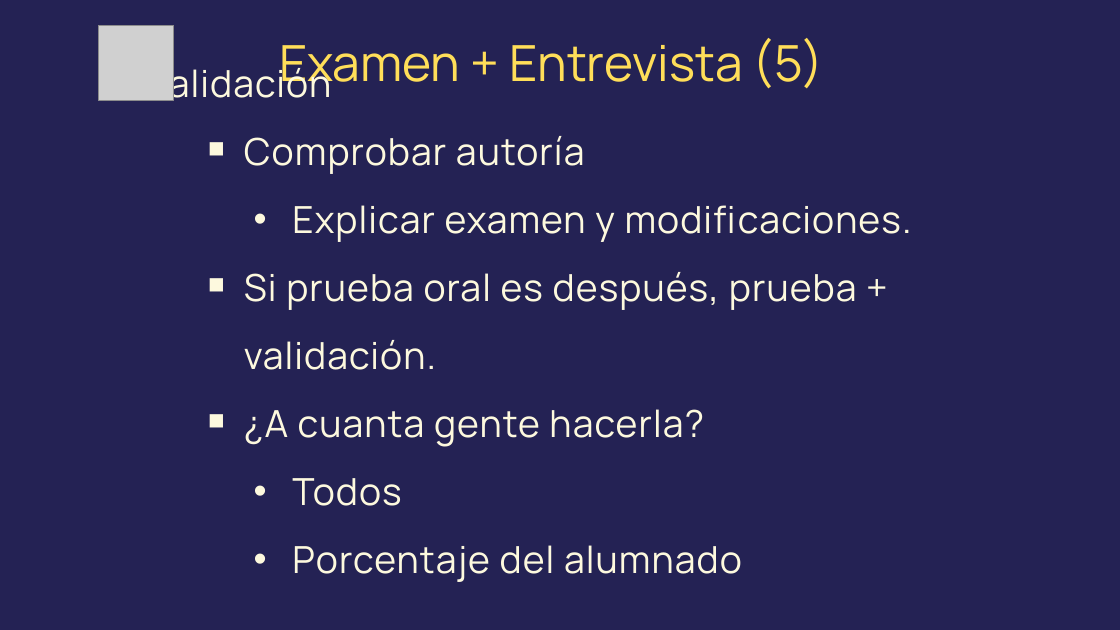
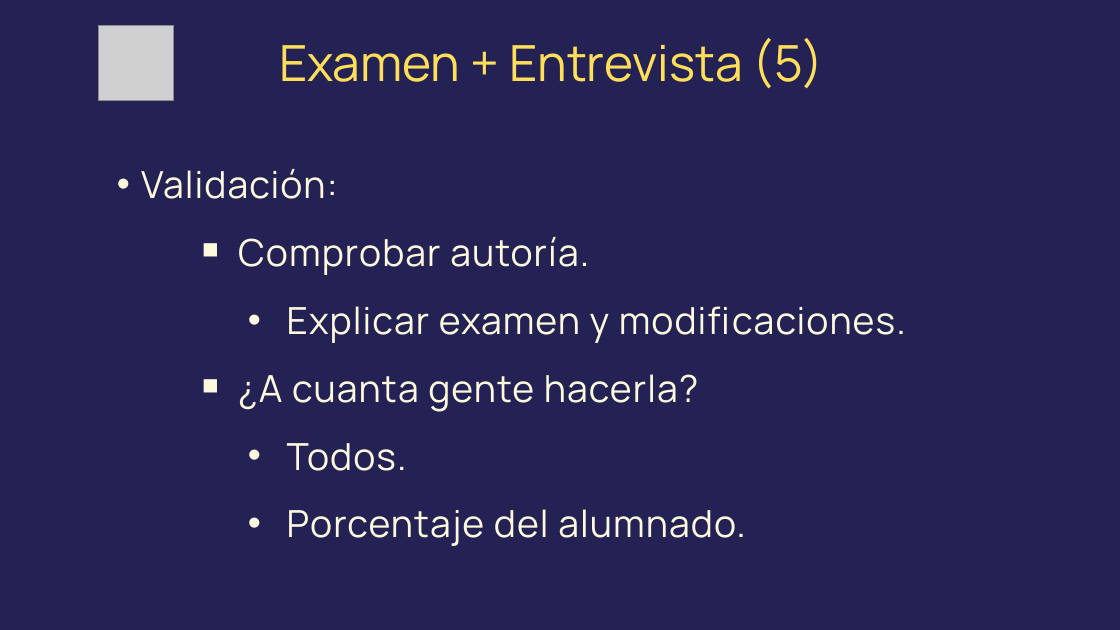
Before and after one commit to sergarb1/PresentacionEvaluarDesdeCasa, a slide deck: slide 22 of Evaluar alumnos desde casa.odp. Drawn at 1120x630 pixels with LibreOffice and Linux fonts; fonts in the diff are those of the drawing; grey boxes stand for pictures. Boxes give left, top, right and bottom in pixels: in the first picture for what was removed or moved away, otherwise in the second. Text is boxed around its words. In the diff, an @@ line names an element or a change of style, - is before the commit and + after.

```diff
--- a/Evaluar alumnos desde casa.odp
+++ b/Evaluar alumnos desde casa.odp
@@ text "Validación:" moved from (x1=147, y1=63, x2=912, y2=582) to (x1=141, y1=169, x2=906, y2=546) @@
@@ text at (x1=141, y1=169, x2=589, y2=275): text changed @@
-  • Validación
-      ￭ Comprobar autoría
+  • Validación:
+      ￭ Comprobar autoría.
@@ text at (x1=244, y1=272, x2=857, y2=370): paragraph removed @@
-      ￭ Si prueba oral es después, prueba + validación.
@@ text at (x1=287, y1=443, x2=746, y2=546): text changed @@
-        • Todos
-        • Porcentaje del alumnado
+        • Todos.
+        • Porcentaje del alumnado.
```
Also in this commit, not shown: 17 other slides changed, 1 other file.
